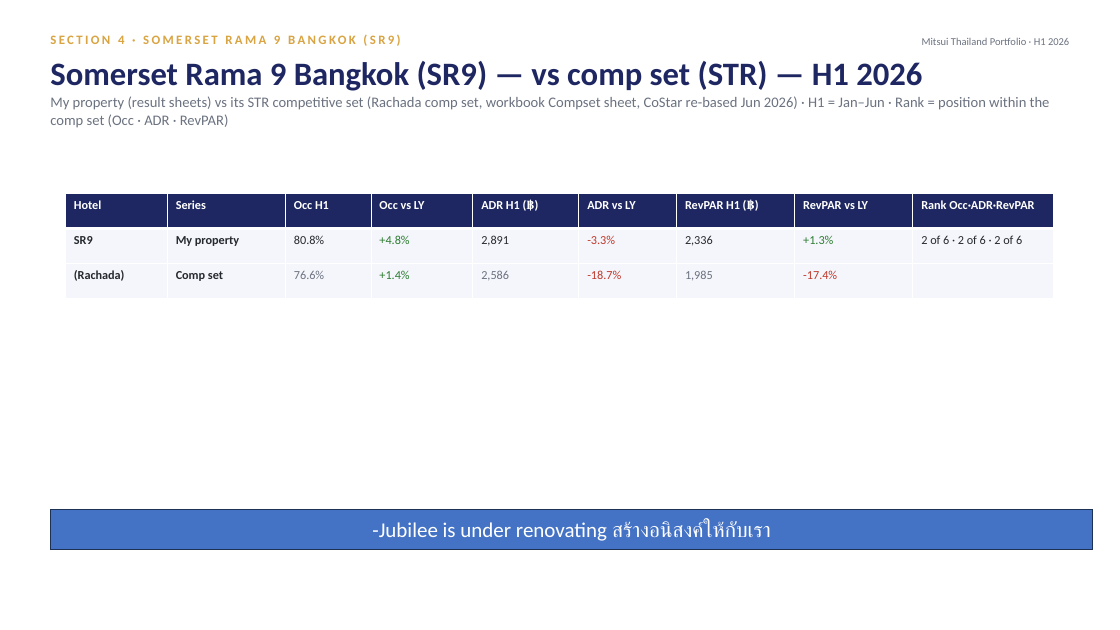
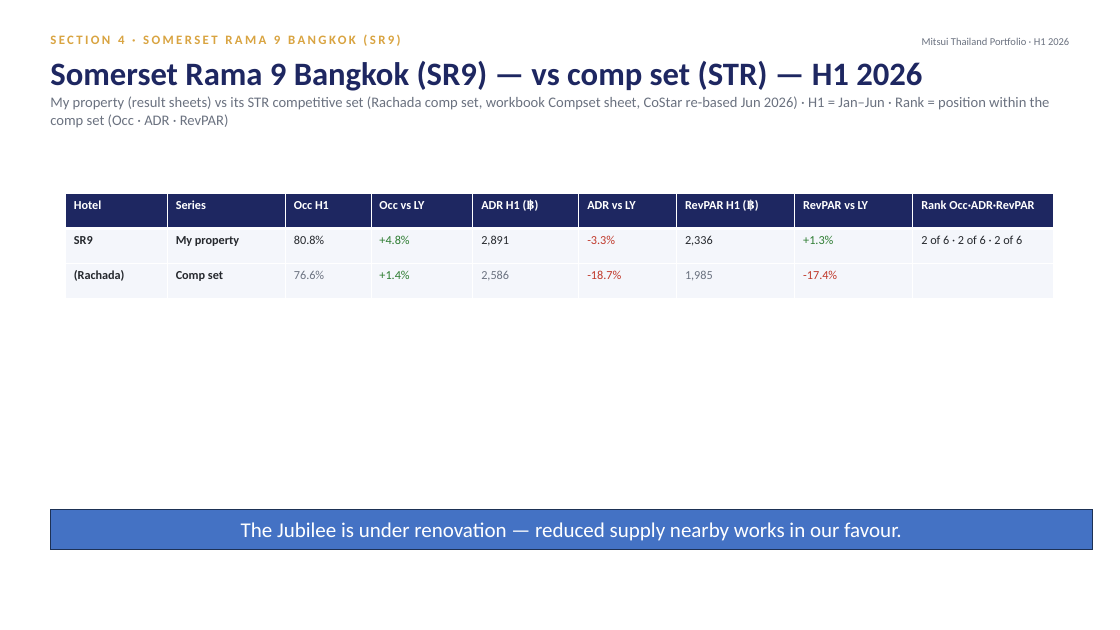
Before and after one commit to Chavin2543/mae-workspace, a slide deck: slide 25 of output/Portfolio_Performance_Report_H1-2026.pptx (slide 32 before the commit). Drawn at 1120x630 pixels with LibreOffice and Linux fonts; fonts in the diff are those of the drawing. Boxes give left, top, right and bottom in pixels: in the first picture for what was removed or moved away, otherwise in the second. Text is boxed around its words. In the diff, an @@ line names an element or a change of style, - is before the commit and + after.

```diff
--- a/output/Portfolio_Performance_Report_H1-2026.pptx
+++ b/output/Portfolio_Performance_Report_H1-2026.pptx
@@ text in rectangle at bbox=[241, 522, 902, 541]: text changed @@
--Jubilee is under renovating สร้างอนิสงค์ให้กับเรา
+The Jubilee is under renovation — reduced supply nearby works in our favour.
```
Also in this commit, not shown: 12 other slides changed, 7 slides removed.
